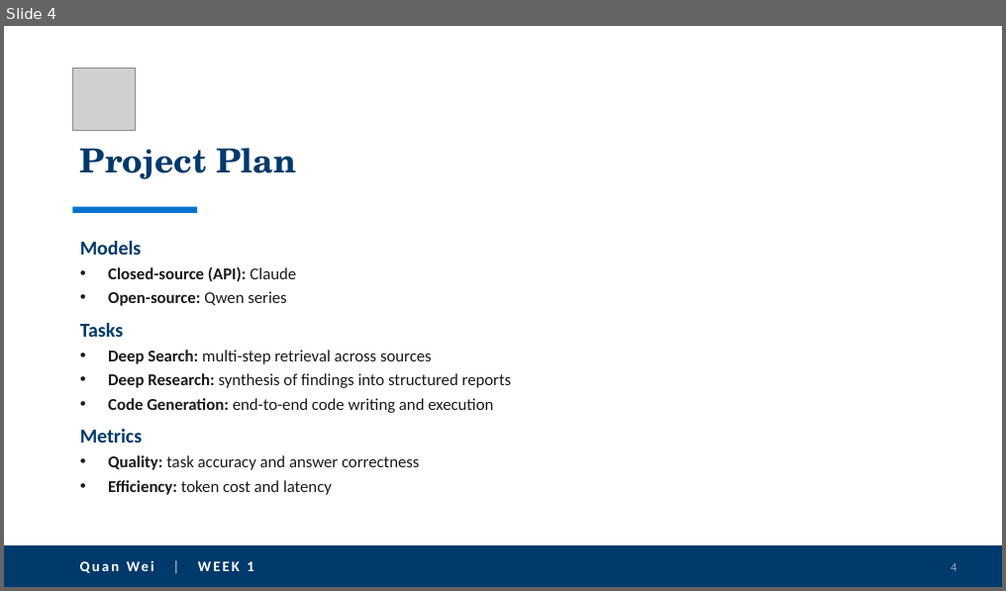
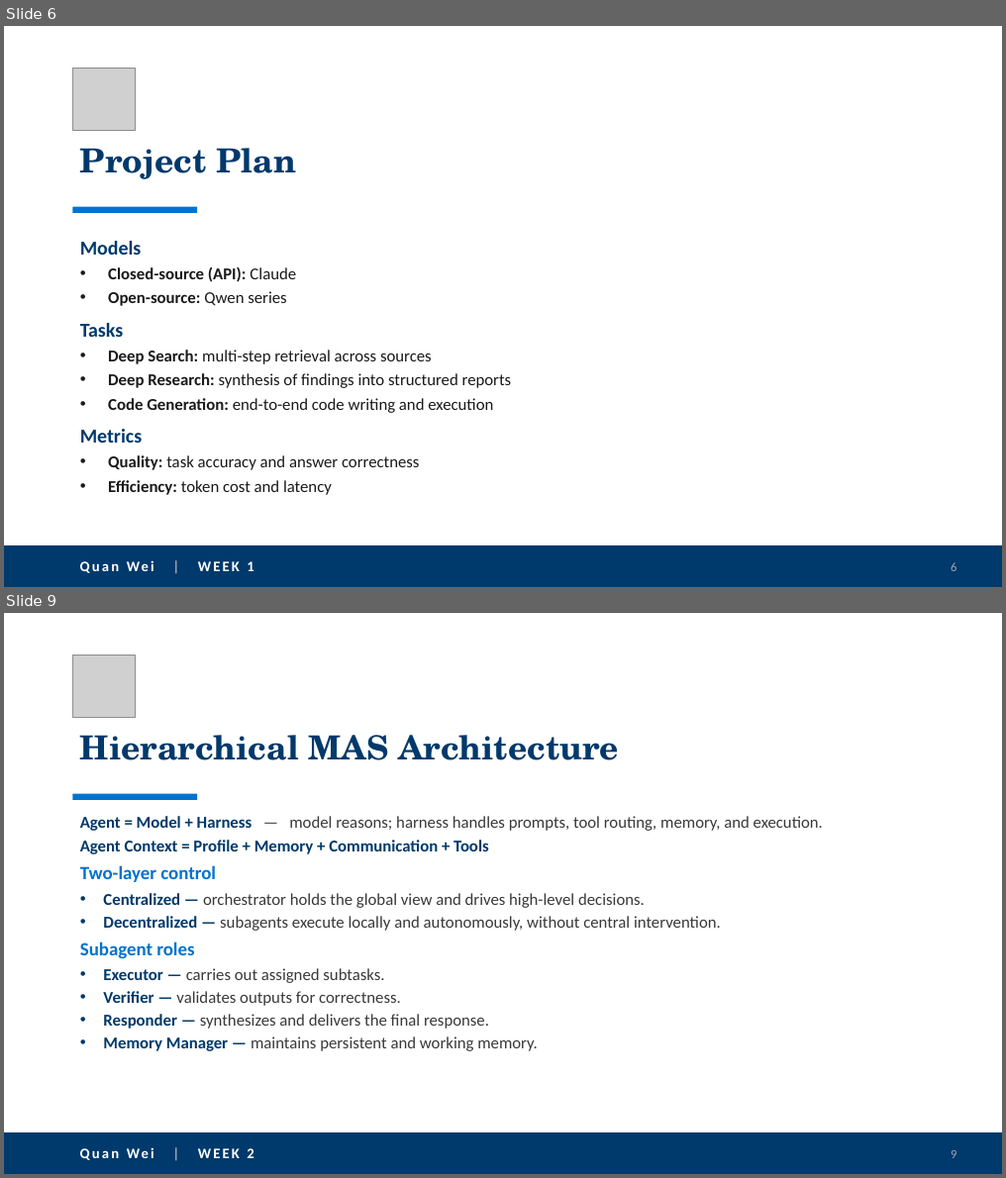
Before and after one commit to quanwei0/summer_intern, a slide deck: project_update.pptx. Shown one above the other, each under a label of ours: slide 4 before the commit, slides 6 and 9 after it; the slides between them are not shown. The pictures are 1006x591 and 1006x1178 pixels, drawn with LibreOffice and Linux fonts; fonts in the diff are those of the drawing; grey boxes stand for pictures. Boxes give left, top, right and bottom in pixels: in the first picture for what was removed or moved away, otherwise in the second. Text is boxed around its words. In the diff, an @@ line names an element or a change of style, - is before the commit and + after.

```diff
--- a/project_update.pptx
+++ b/project_update.pptx
@@ slide 9 added at (4, 613, 1002, 1174), background #FFFFFF @@
@@ picture added at (73, 655, 135, 717) @@
@@ title added at (80, 735, 619, 761), 32 pt, text #00396B, bold @@
+Hierarchical MAS Architecture
@@ rectangle added at (73, 794, 198, 800), fill #0073CF @@
@@ text added at (80, 816, 823, 1052), 16 pt, text #3A3A3C @@
+Agent = Model + Harness — model reasons; harness handles prompts, tool routing, memory, and execution.
+Agent Context = Profile + Memory + Communication + Tools
+Two-layer control
+• Centralized — orchestrator holds the global view and drives high-level decisions.
+• Decentralized — subagents execute locally and autonomously, without central intervention.
+Subagent roles
+• Executor — carries out assigned subtasks.
+• Verifier — validates outputs for correctness.
+• Responder — synthesizes and delivers the final response.
+• Memory Manager — maintains persistent and working memory.
@@ rectangle added at (4, 1133, 1002, 1174), fill #00396B @@
@@ text added at (127, 1148, 253, 1158), 14 pt, text #FFFFFF, bold @@
+Quan Wei | WEEK 2
@@ page number added at (950, 1151, 956, 1158), 12 pt, text #9AA7B5 @@
+9
@@ what was slide 4 is now slide 6 @@
@@ page number at (950, 563, 956, 571): text changed @@
-4
+6
```
Also in this commit, not shown: 7 other slides added.
